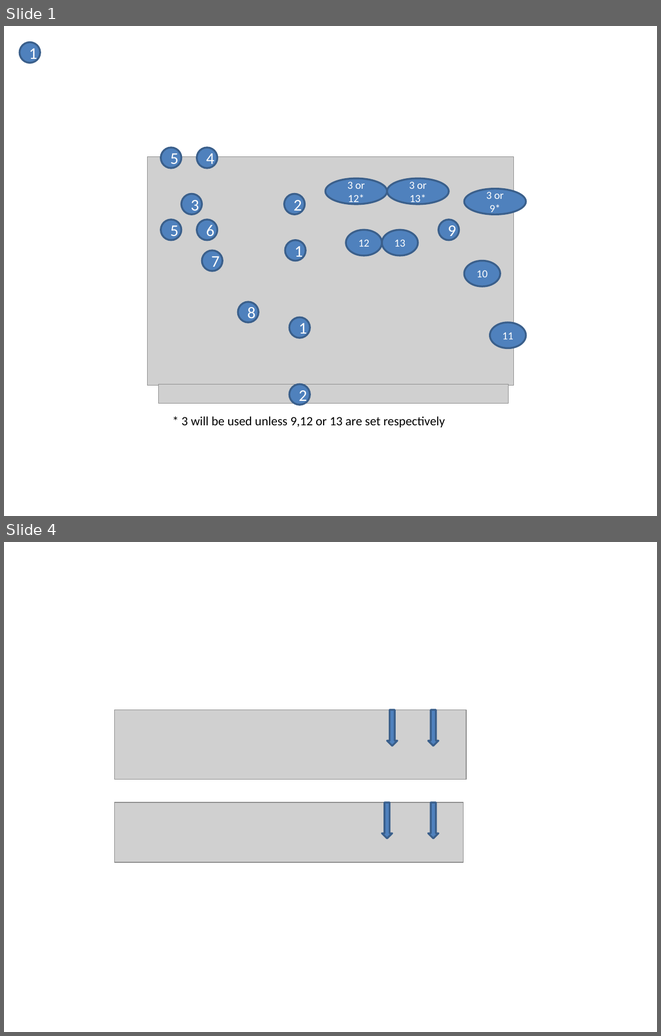
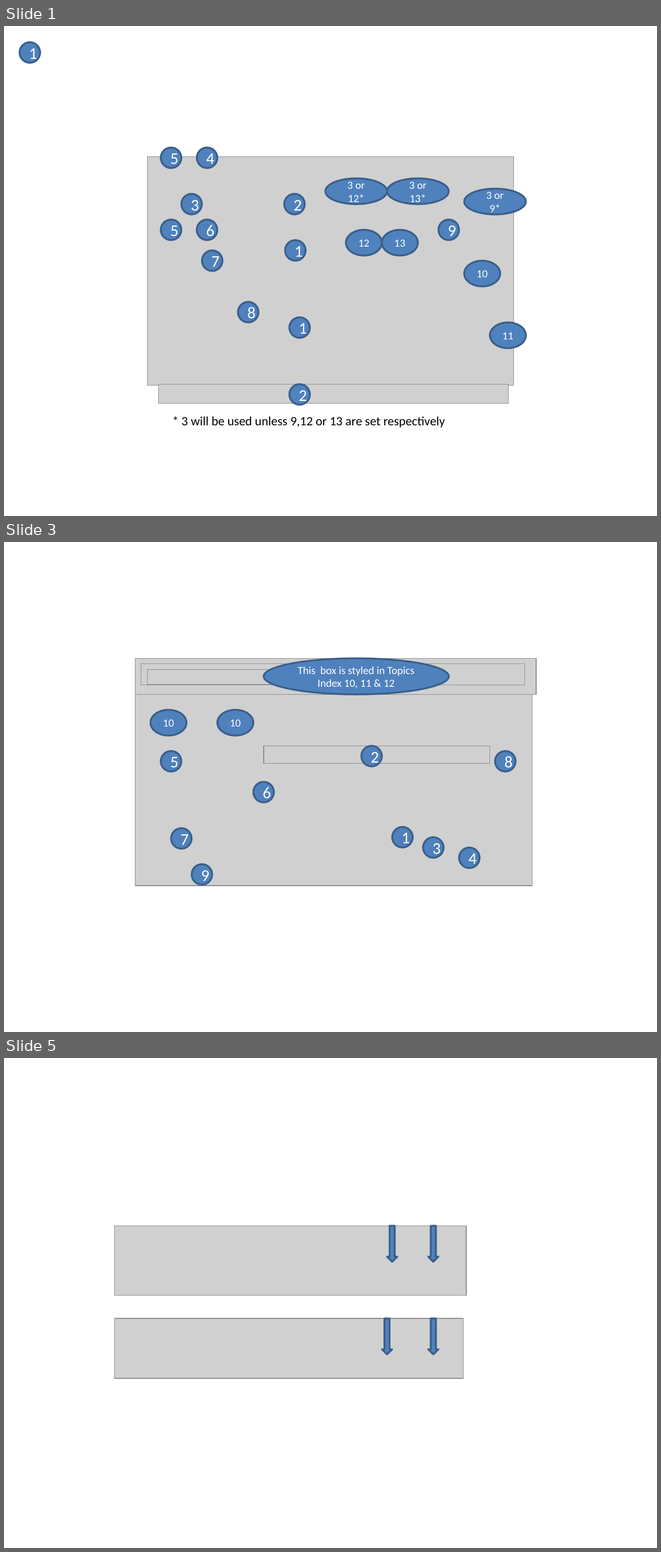
Before and after one commit to wp-plugins/bbp-style-pack, a slide deck: images/style.pptx. Shown one above the other, each under a label of ours: slides 1 and 4 before the commit, slides 1, 3 and 5 after it; the slides between them are not shown. The pictures are 661x1036 and 661x1552 pixels, drawn with LibreOffice and Linux fonts; fonts in the diff are those of the drawing; grey boxes stand for pictures. Boxes give left, top, right and bottom in pixels: in the first picture for what was removed or moved away, otherwise in the second. Text is boxed around its words. In the diff, an @@ line names an element or a change of style, - is before the commit and + after.

```diff
--- a/images/style.pptx
+++ b/images/style.pptx
@@ slide 3 added at [4, 542, 657, 1032], background #FFFFFF @@
@@ picture added at [135, 658, 536, 694] @@
@@ picture added at [141, 663, 525, 685] @@
@@ ellipse added at [264, 658, 449, 694], fill #4F81BD, outline #3A5F8C 2 pt, 12 pt, text #FFFFFF @@
+This box is styled in Topics Index 10, 11 & 12
@@ picture added at [147, 669, 415, 685] @@
@@ picture added at [135, 694, 532, 885] @@
@@ ellipse added at [150, 710, 186, 735], fill #4F81BD, outline #3A5F8C 2 pt, 12 pt, text #FFFFFF @@
+10
@@ ellipse added at [218, 710, 254, 735], fill #4F81BD, outline #3A5F8C 2 pt, 12 pt, text #FFFFFF @@
+10
@@ picture added at [264, 746, 490, 764] @@
@@ ellipse added at [361, 746, 381, 766], fill #4F81BD, outline #3A5F8C 2 pt, 18 pt, text #FFFFFF @@
+2
@@ ellipse added at [161, 751, 181, 771], fill #4F81BD, outline #3A5F8C 2 pt, 18 pt, text #FFFFFF @@
+5
@@ ellipse added at [495, 751, 515, 771], fill #4F81BD, outline #3A5F8C 2 pt, 18 pt, text #FFFFFF @@
+8
@@ ellipse added at [254, 782, 274, 802], fill #4F81BD, outline #3A5F8C 2 pt, 18 pt, text #FFFFFF @@
+6
@@ ellipse added at [392, 827, 412, 847], fill #4F81BD, outline #3A5F8C 2 pt, 18 pt, text #FFFFFF @@
+1
@@ ellipse added at [171, 828, 192, 848], fill #4F81BD, outline #3A5F8C 2 pt, 18 pt, text #FFFFFF @@
+7
@@ ellipse added at [423, 837, 443, 857], fill #4F81BD, outline #3A5F8C 2 pt, 18 pt, text #FFFFFF @@
+3
@@ ellipse added at [459, 848, 479, 868], fill #4F81BD, outline #3A5F8C 2 pt, 18 pt, text #FFFFFF @@
+4
@@ ellipse added at [192, 864, 212, 884], fill #4F81BD, outline #3A5F8C 2 pt, 18 pt, text #FFFFFF @@
+9
@@ what was slide 4 is now slide 5 @@
```
Also in this commit, not shown: 1 slide changed, 2 other slides added, 2 slides removed, 8 other files.
